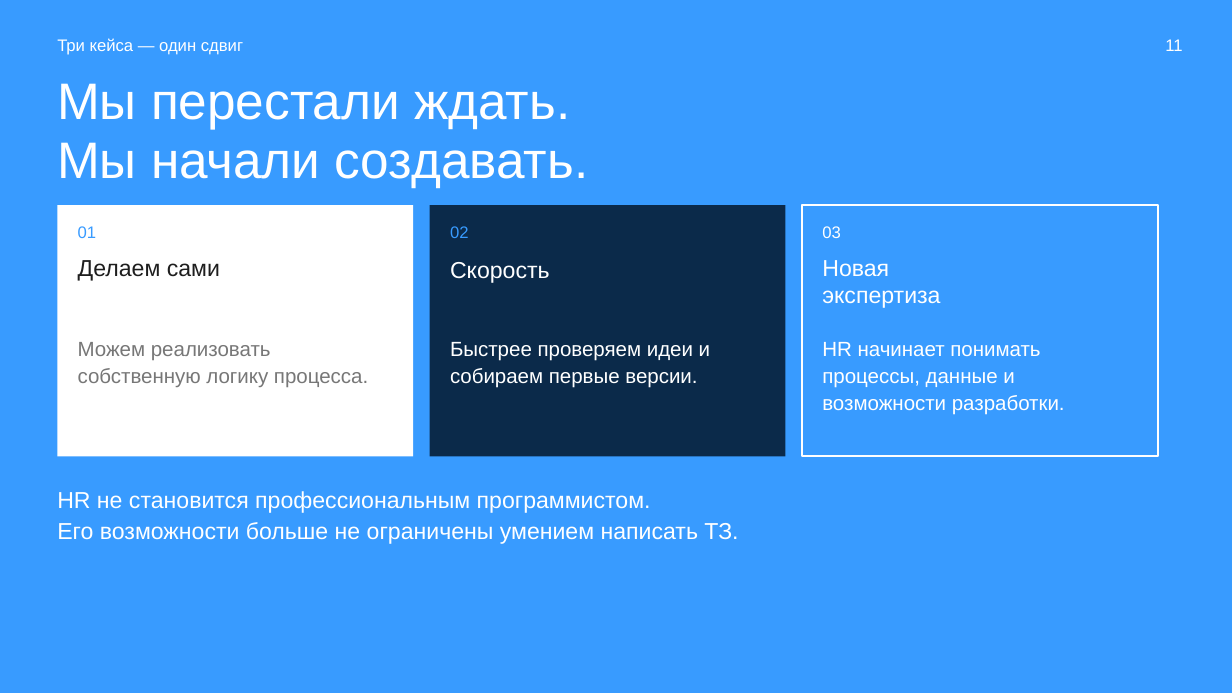
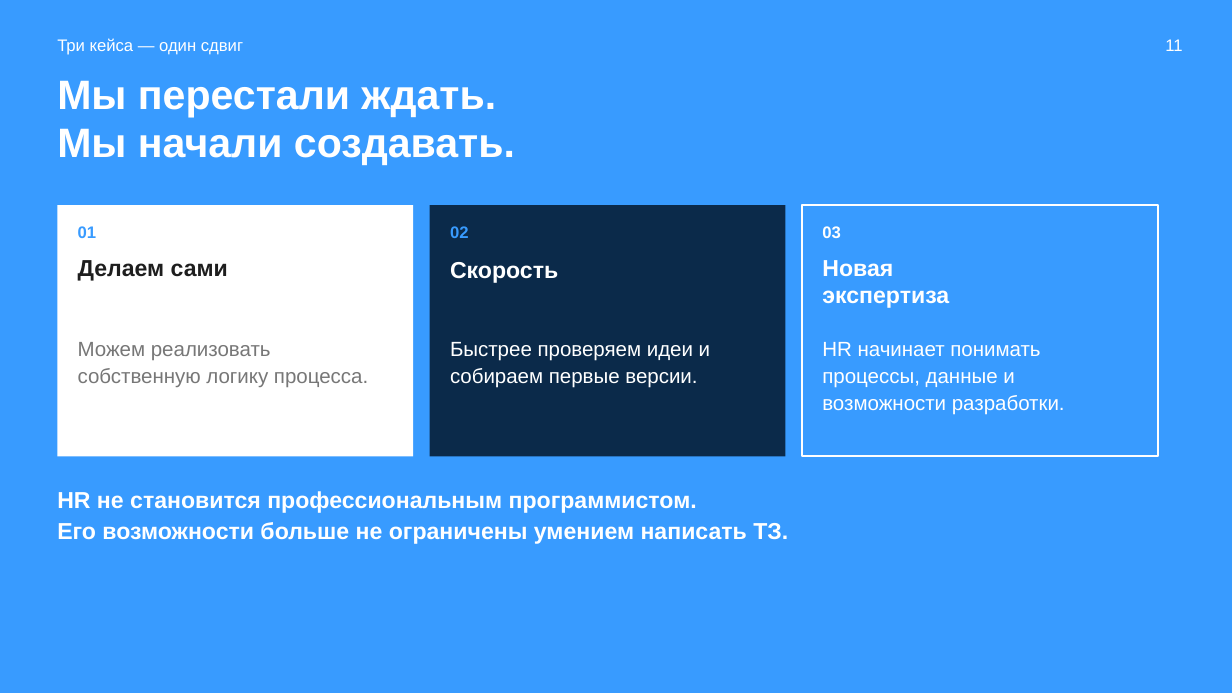
Before and after one commit to Nikisheva/html_krit, a slide deck: slide 11 of HR_API_KRIT_Nikisheva_2026.pptx. Drawn at 1232x693 pixels with LibreOffice and Linux fonts; fonts in the diff are those of the drawing. Boxes give left, top, right and bottom in pixels: in the first picture for what was removed or moved away, otherwise in the second. Text is boxed around its words. In the diff, an @@ line names an element or a change of style, - is before the commit and + after.

```diff
--- a/HR_API_KRIT_Nikisheva_2026.pptx
+++ b/HR_API_KRIT_Nikisheva_2026.pptx
@@ text "Мы перестали ждать." at (57,80,515,165): size 40 to 32 pt, bold on @@
@@ bold on in 7 elements at (78,226,97,238), (78,260,228,281), (450,226,469,238), (450,262,558,283), (822,226,841,238), (822,260,949,308), (57,491,788,544) @@
```
Also in this commit, not shown: 13 other slides changed, 3 other files.
